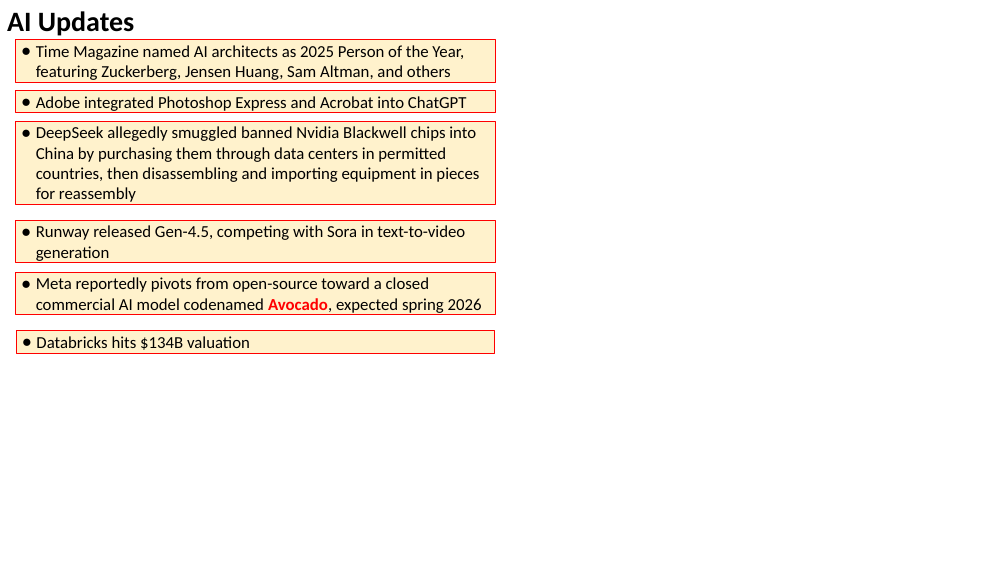
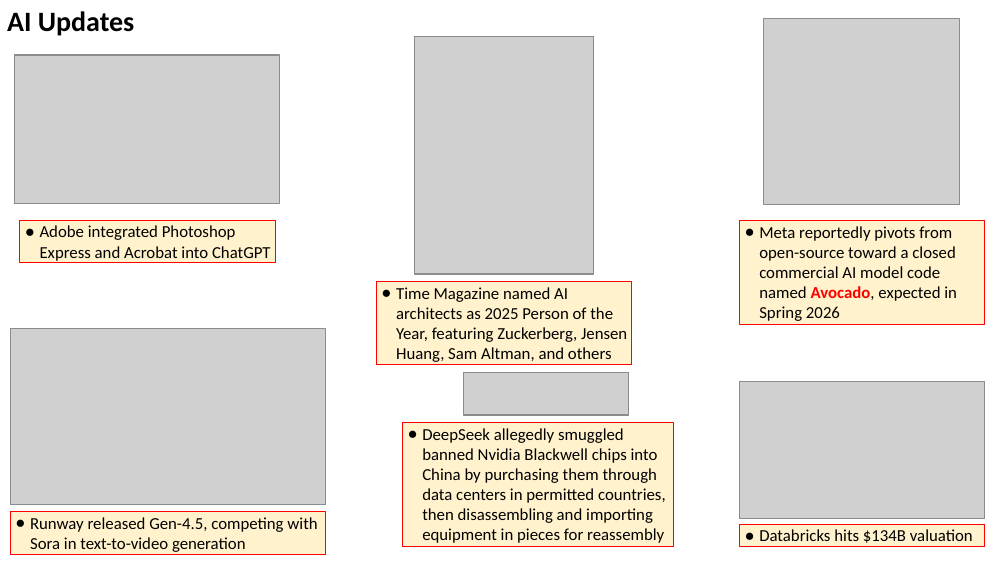
Before and after one commit to lselector/seminar, a slide deck: slide 24 of 2025/2025-12-19-AI-Updates.pptx. Drawn at 1008x567 pixels with LibreOffice and Linux fonts; fonts in the diff are those of the drawing; grey boxes stand for pictures. Boxes give left, top, right and bottom in pixels: in the first picture for what was removed or moved away, otherwise in the second. Text is boxed around its words. In the diff, an @@ line names an element or a change of style, - is before the commit and + after.

```diff
--- a/2025/2025-12-19-AI-Updates.pptx
+++ b/2025/2025-12-19-AI-Updates.pptx
@@ picture added at bbox=[764, 18, 960, 205] @@
@@ picture added at bbox=[15, 55, 280, 204] @@
@@ picture added at bbox=[414, 36, 593, 274] @@
@@ rectangle "Adobe integrated Photoshop Express and ...": place and size @@
-rectangle "Adobe integrated Photoshop Express and ..." at bbox=[16, 91, 495, 113]
+rectangle "Adobe integrated Photoshop Express and ..." at bbox=[20, 220, 275, 262]
@@ rectangle "Meta reportedly pivots from open-source ...": place and size @@
-rectangle "Meta reportedly pivots from open-source ..." at bbox=[16, 272, 495, 314]
+rectangle "Meta reportedly pivots from open-source ..." at bbox=[740, 220, 985, 324]
@@ text in rectangle at bbox=[759, 226, 957, 321]: text changed @@
-● Meta reportedly pivots from open-source toward a closed commercial AI model codenamed Avocado, expected spring 2026
+● Meta reportedly pivots from open-source toward a closed commercial AI model code named Avocado, expected in Spring 2026
@@ rectangle "Time Magazine named AI architects ...": place and size @@
-rectangle "Time Magazine named AI architects ..." at bbox=[16, 39, 495, 82]
+rectangle "Time Magazine named AI architects ..." at bbox=[376, 281, 631, 365]
@@ picture added at bbox=[10, 328, 325, 504] @@
@@ picture added at bbox=[464, 372, 629, 414] @@
@@ picture added at bbox=[740, 381, 985, 518] @@
@@ rectangle "DeepSeek allegedly smuggled banned Nvidia ...": place and size @@
-rectangle "DeepSeek allegedly smuggled banned Nvidia ..." at bbox=[16, 121, 495, 205]
+rectangle "DeepSeek allegedly smuggled banned Nvidia ..." at bbox=[402, 422, 673, 546]
@@ rectangle "Runway released Gen-4.5, competing with ...": place and size @@
-rectangle "Runway released Gen-4.5, competing with ..." at bbox=[16, 220, 495, 262]
+rectangle "Runway released Gen-4.5, competing with ..." at bbox=[10, 512, 325, 554]
@@ rectangle "Databricks hits $134B valuation": place and size @@
-rectangle "Databricks hits $134B valuation" at bbox=[16, 331, 494, 353]
+rectangle "Databricks hits $134B valuation" at bbox=[740, 524, 985, 546]
```
Also in this commit, not shown: 13 other slides changed, 1 slide added.
